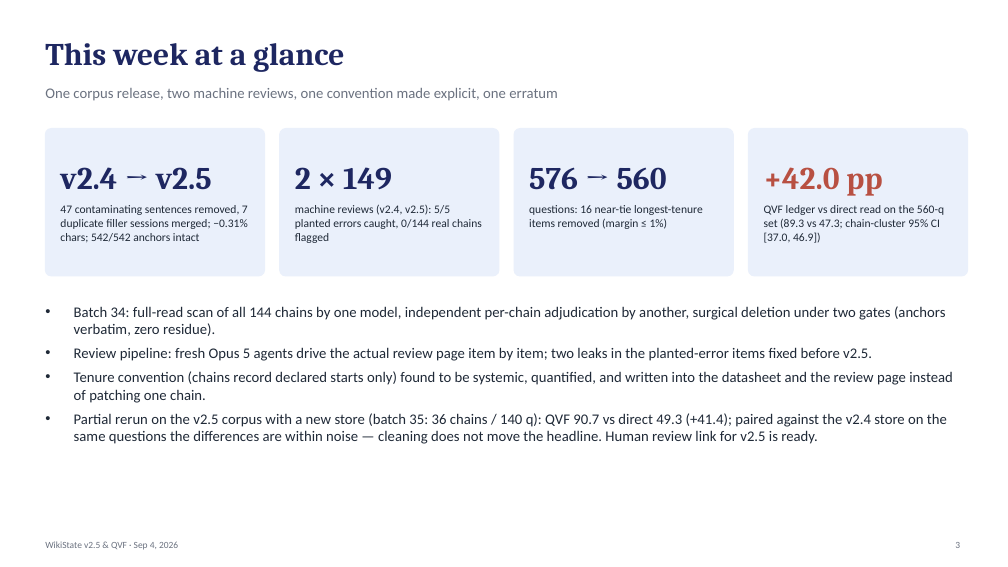
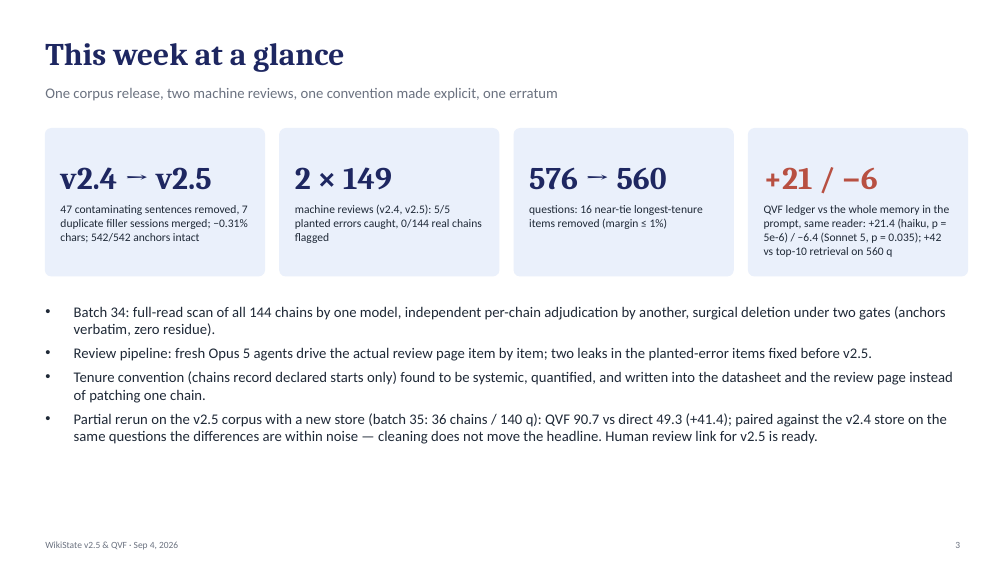
Before and after one commit to jeremyz12/qvf_withcontroller, a slide deck: slide 3 of results/weekly_report_20260904.pptx. Drawn at 1008x567 pixels with LibreOffice and Linux fonts; fonts in the diff are those of the drawing. Boxes give left, top, right and bottom in pixels: in the first picture for what was removed or moved away, otherwise in the second. Text is boxed around its words. In the diff, an @@ line names an element or a change of style, - is before the commit and + after.

```diff
--- a/results/weekly_report_20260904.pptx
+++ b/results/weekly_report_20260904.pptx
@@ text at box(764, 167, 878, 189): text changed @@
-+42.0 pp
++21 / −6
@@ text at box(764, 205, 950, 257): text changed @@
-QVF ledger vs direct read on the 560-q set (89.3 vs 47.3; chain-cluster 95% CI [37.0, 46.9])
+QVF ledger vs the whole memory in the prompt, same reader: +21.4 (haiku, p = 5e-6) / −6.4 (Sonnet 5, p = 0.035); +42 vs top-10 retrieval on 560 q
```
Also in this commit, not shown: 8 other slides changed, 5 slides added, 2 other files.
